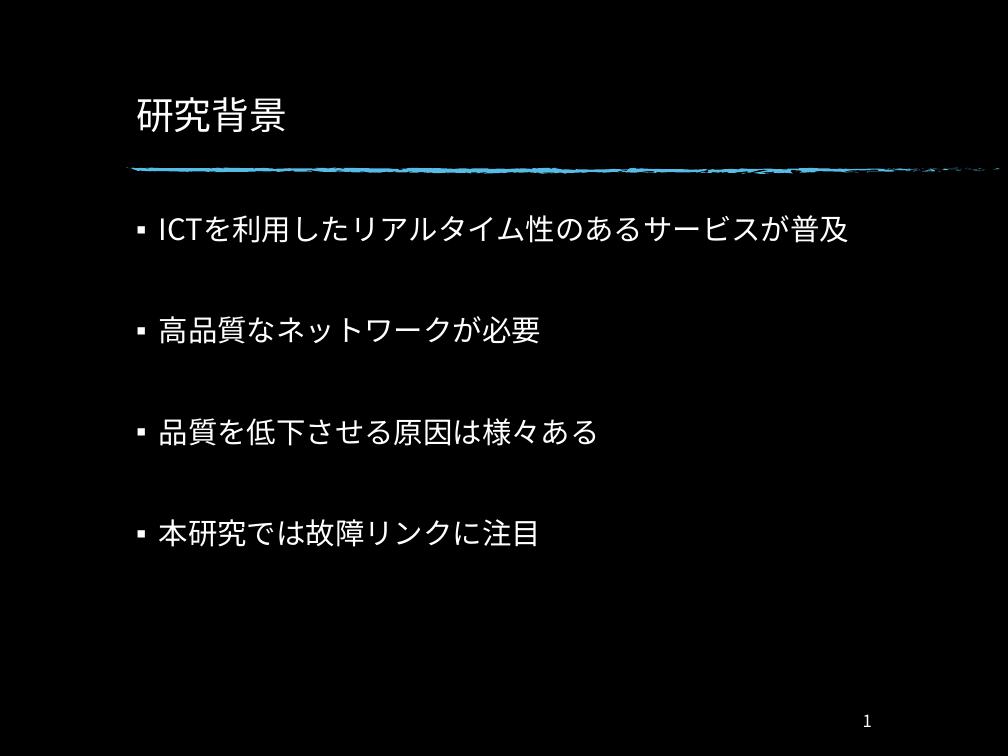
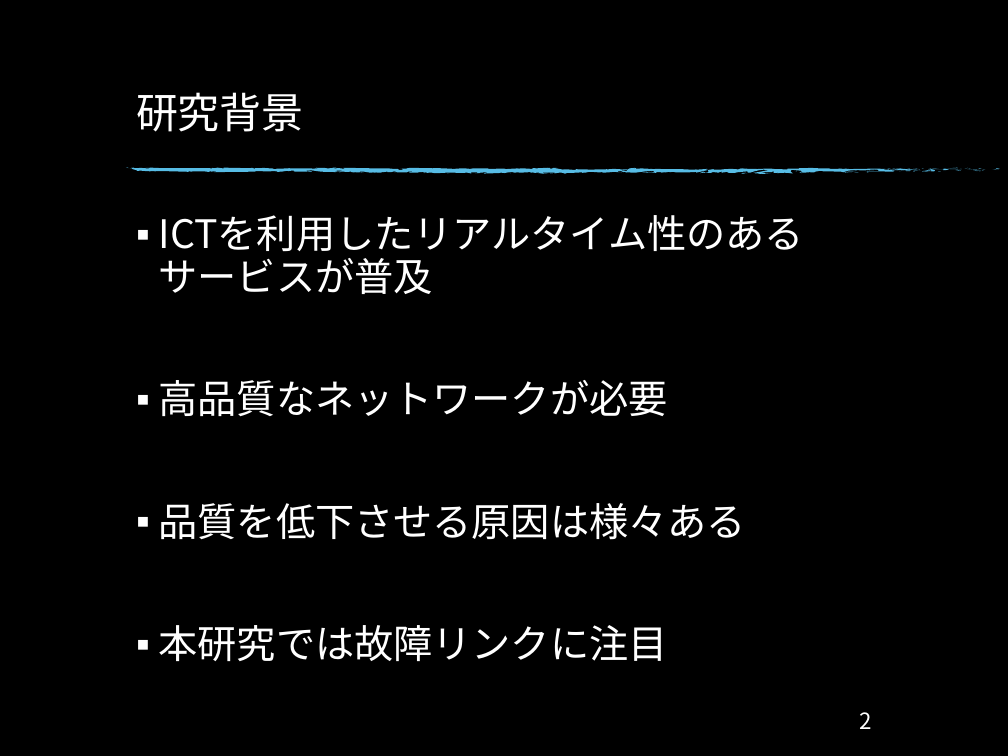
Before and after one commit to Ryo0021300/Monograph, a slide deck: slide 3 of Monograph/卒研発表_34.pptx (slide 2 before the commit). Drawn at 1008x756 pixels with LibreOffice and Linux fonts; fonts in the diff are those of the drawing; background and template pictures are left out. Boxes give left, top, right and bottom in pixels: in the first picture for what was removed or moved away, otherwise in the second. Text is boxed around its words. In the diff, an @@ line names an element or a change of style, - is before the commit and + after.

```diff
--- a/Monograph/卒研発表_34.pptx
+++ b/Monograph/卒研発表_34.pptx
@@ title "研究背景" at [136, 92, 304, 132]: size 27 to 30 pt @@
@@ text "ICTを利用したリアルタイム性のあるサービスが普及" at [159, 380, 746, 661]: size 21 to 28 pt @@
@@ page number at [860, 712, 872, 729]: text changed; size 12 to 16 pt @@
-1
+2
```
Also in this commit, not shown: 11 other slides changed, 9 slides added, 3 slides removed, 4 other files.
